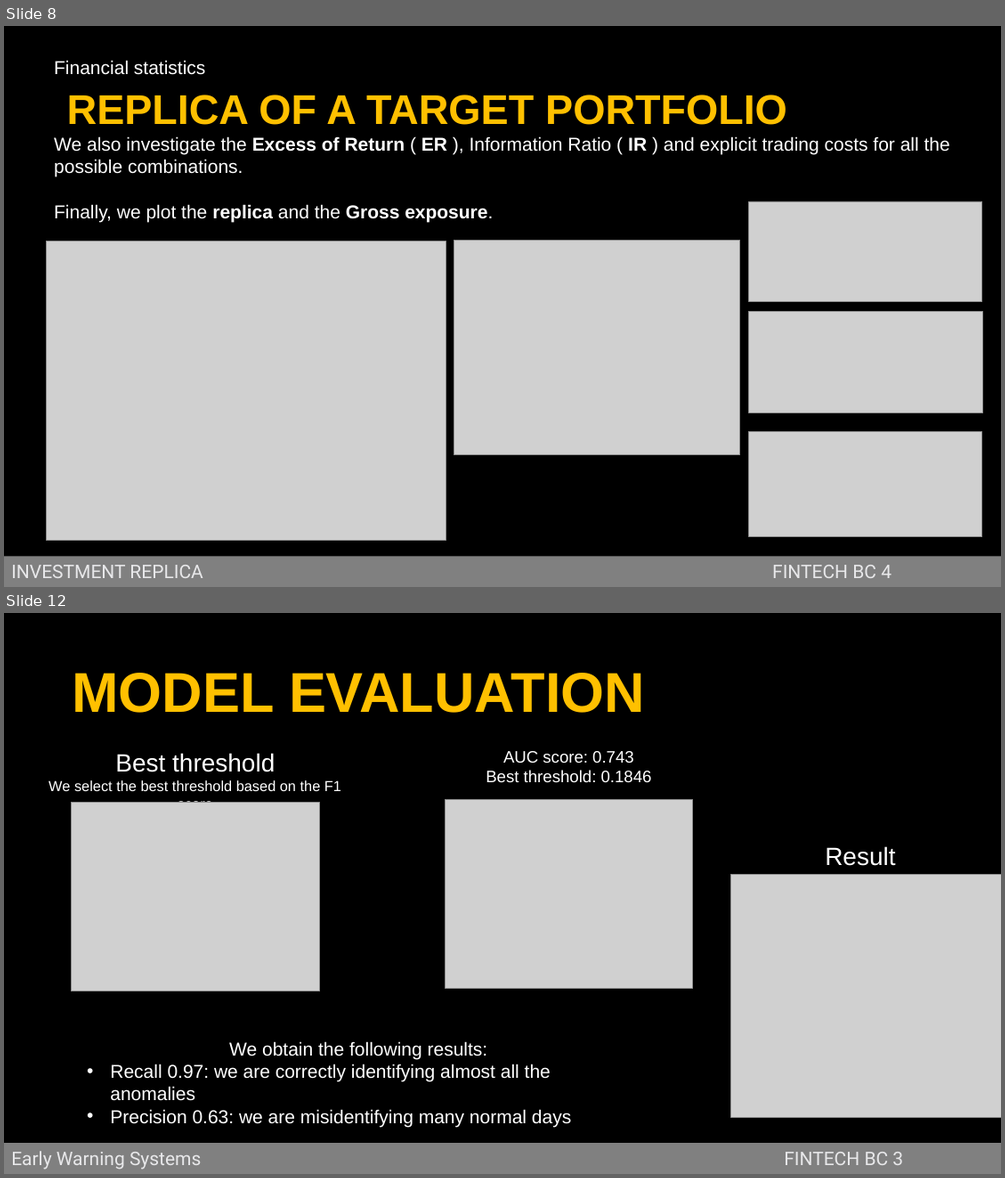
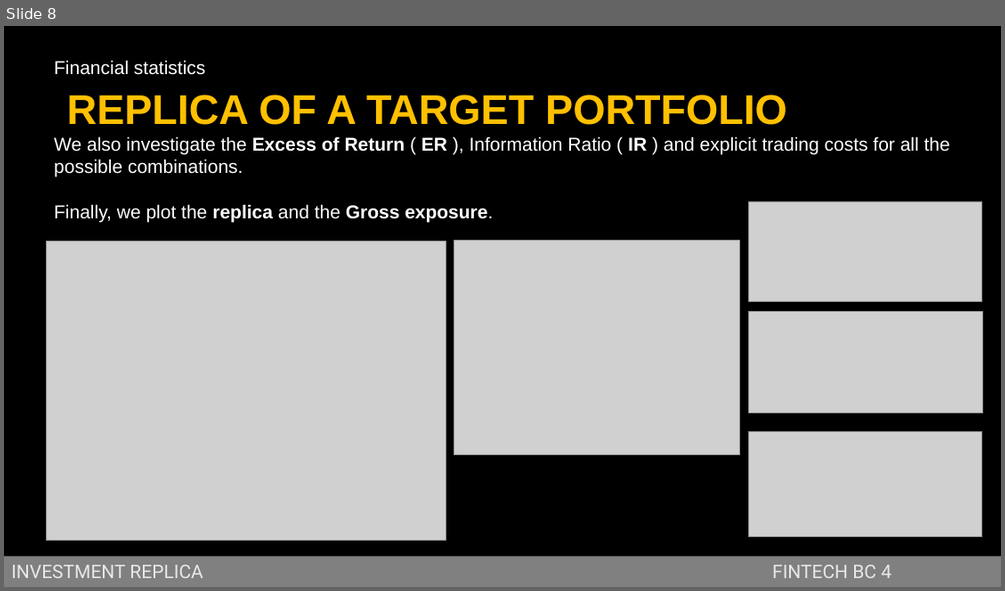
Before and after one commit to jstringara/Fintech, a slide deck: BC4/Bozza.pptx. Shown one above the other, each under a label of ours: slides 8 and 12 before the commit, slide 8 after it; the slides between them are not shown. The pictures are 1005x1178 and 1005x591 pixels, drawn with LibreOffice and Linux fonts; fonts in the diff are those of the drawing; grey boxes stand for pictures; background and template pictures are left out. Boxes give left, top, right and bottom in pixels: in the first picture for what was removed or moved away, otherwise in the second. Text is boxed around its words. In the diff, an @@ line names an element or a change of style, - is before the commit and + after.

```diff
--- a/BC4/Bozza.pptx
+++ b/BC4/Bozza.pptx
@@ slide 12 removed at (4, 613, 1001, 1174), background #000000 @@
@@ text removed at (72, 673, 645, 713) @@
-MODEL EVALUATION
@@ text removed at (48, 753, 341, 803) @@
-Best threshold
-We select the best threshold based on the F1 score
@@ text removed at (485, 751, 652, 783) @@
-AUC score: 0.743
-Best threshold: 0.1846
@@ picture removed at (445, 799, 693, 988) @@
@@ picture removed at (72, 803, 320, 990) @@
@@ text removed at (817, 836, 914, 874) @@
-Results
@@ picture removed at (731, 875, 1001, 1117) @@
@@ text removed at (110, 1041, 571, 1127) @@
-We obtain the following results:
-• Recall 0.97: we are correctly identifying almost all the anomalies
-• Precision 0.63: we are misidentifying many normal days
@@ rectangle removed at (4, 1143, 1001, 1174) @@
-Early Warning Systems FINTECH BC 3
```
Also in this commit, not shown: 1 slide changed, 3 slides added, 4 other slides removed, 1 other file.
